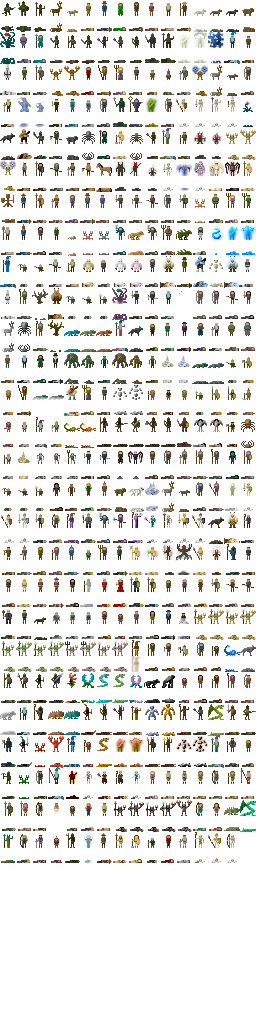
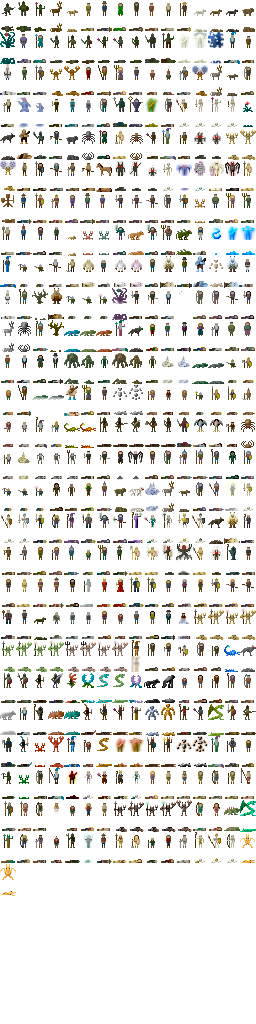
Layer changes from the first 256px x 1024px image to the second:
painted on "Background" over <box>0,834,255,896</box>
